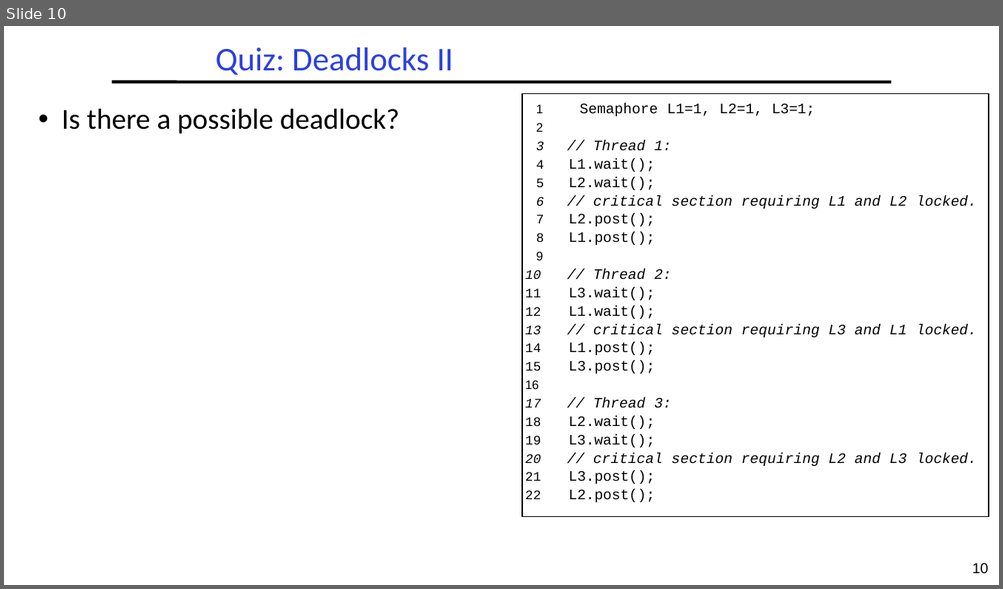
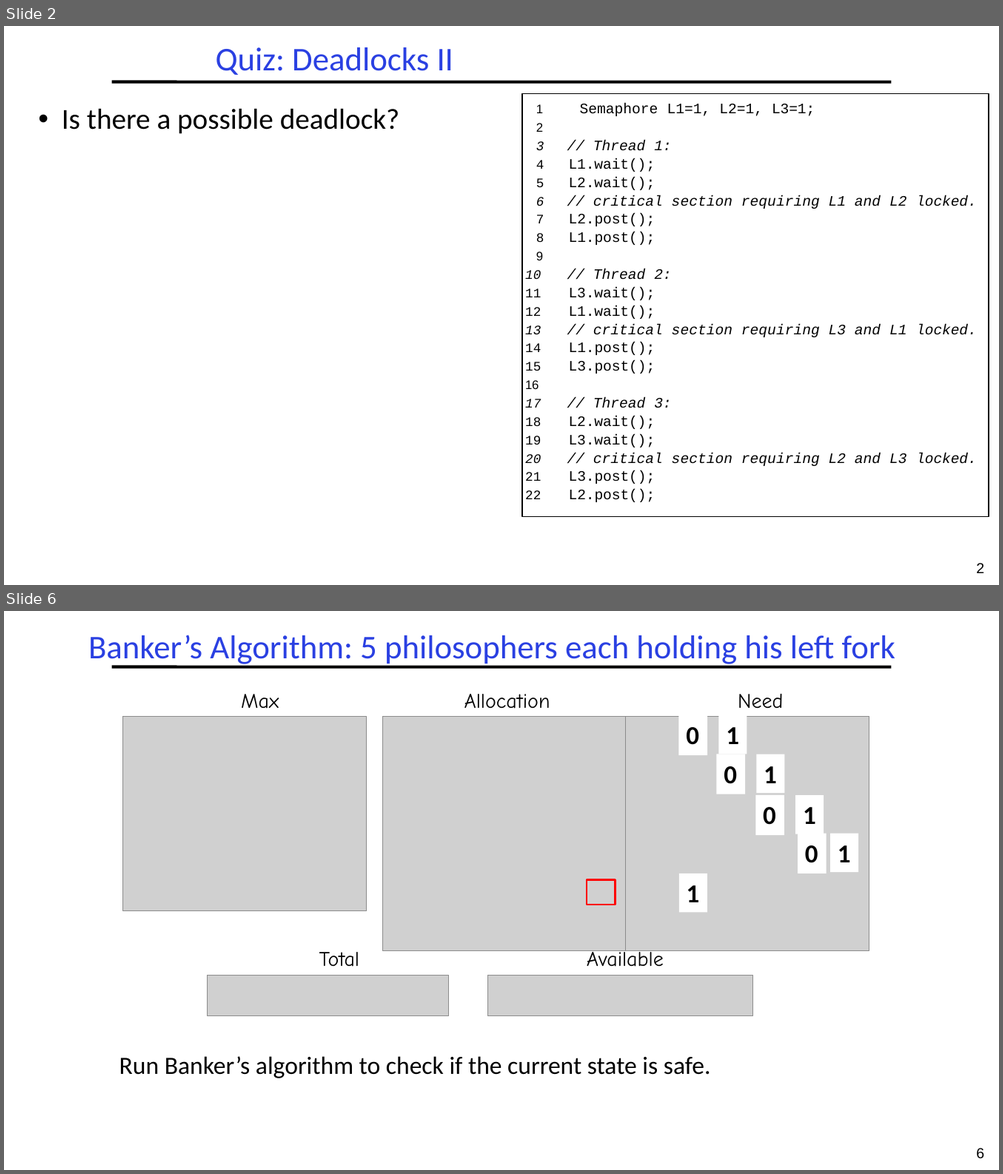
Before and after one commit to guhofstra/CSC256Fa25, a slide deck: PPTs/L4-Exercises.pptx. Shown one above the other, each under a label of ours: slide 10 before the commit, slides 2 and 6 after it; the slides between them are not shown. The pictures are 1003x589 and 1003x1174 pixels, drawn with LibreOffice and Linux fonts; fonts in the diff are those of the drawing; grey boxes stand for pictures. Boxes give left, top, right and bottom in pixels: in the first picture for what was removed or moved away, otherwise in the second. Text is boxed around its words. In the diff, an @@ line names an element or a change of style, - is before the commit and + after.

```diff
--- a/PPTs/L4-Exercises.pptx
+++ b/PPTs/L4-Exercises.pptx
@@ slide 6 added at (x1=4, y1=611, x2=999, y2=1170), background #FFFFFF; not listed: 2 template elements that a slide beside it also shows @@
@@ title added at (x1=88, y1=635, x2=895, y2=667), 32 pt, text #2A40E2 @@
+Banker’s Algorithm: 5 philosophers each holding his left fork
@@ text added at (x1=241, y1=694, x2=279, y2=709), 20 pt, text #000000 @@
+Max
@@ text added at (x1=464, y1=694, x2=550, y2=709), 20 pt, text #000000 @@
+Allocation
@@ text added at (x1=737, y1=693, x2=782, y2=708), 20 pt, text #000000 @@
+Need
@@ picture added at (x1=123, y1=717, x2=367, y2=911) @@
@@ picture added at (x1=382, y1=717, x2=626, y2=951) @@
@@ picture added at (x1=626, y1=717, x2=869, y2=951) @@
@@ rectangle added at (x1=678, y1=715, x2=707, y2=756), fill #FFFFFF, 25 pt, text #000000, bold @@
+0
@@ rectangle added at (x1=719, y1=715, x2=747, y2=755), fill #FFFFFF, 25 pt, text #000000, bold @@
+1
@@ rectangle added at (x1=717, y1=755, x2=745, y2=795), fill #FFFFFF, 25 pt, text #000000, bold @@
+0
@@ rectangle added at (x1=756, y1=755, x2=785, y2=793), fill #FFFFFF, 25 pt, text #000000, bold @@
+1
@@ rectangle added at (x1=755, y1=795, x2=784, y2=835), fill #FFFFFF, 25 pt, text #000000, bold @@
+0
@@ rectangle added at (x1=796, y1=795, x2=824, y2=834), fill #FFFFFF, 25 pt, text #000000, bold @@
+1
@@ rectangle added at (x1=798, y1=833, x2=826, y2=874), fill #FFFFFF, 25 pt, text #000000, bold @@
+0
@@ rectangle added at (x1=830, y1=833, x2=858, y2=872), fill #FFFFFF, 25 pt, text #000000, bold @@
+1
@@ rectangle added at (x1=679, y1=874, x2=708, y2=912), fill #FFFFFF, 25 pt, text #000000, bold @@
+1
@@ rectangle added at (x1=586, y1=880, x2=615, y2=905), outline #FF0000 1.5 pt @@
@@ text added at (x1=319, y1=952, x2=359, y2=967), 20 pt, text #000000 @@
+Total
@@ text added at (x1=586, y1=948, x2=663, y2=967), 20 pt, text #000000 @@
+Available
@@ picture added at (x1=208, y1=975, x2=449, y2=1016) @@
@@ picture added at (x1=487, y1=975, x2=753, y2=1016) @@
@@ text added at (x1=119, y1=1056, x2=711, y2=1079), 24 pt, text #000000 @@
+  Run Banker’s algorithm to check if the current state is safe.
@@ what was slide 10 is now slide 2 @@
@@ page number at (x1=976, y1=563, x2=984, y2=574): text changed @@
-10
+2
```
Also in this commit, not shown: 7 slides changed, 2 other slides added, 1 slide removed, 4 other files.
